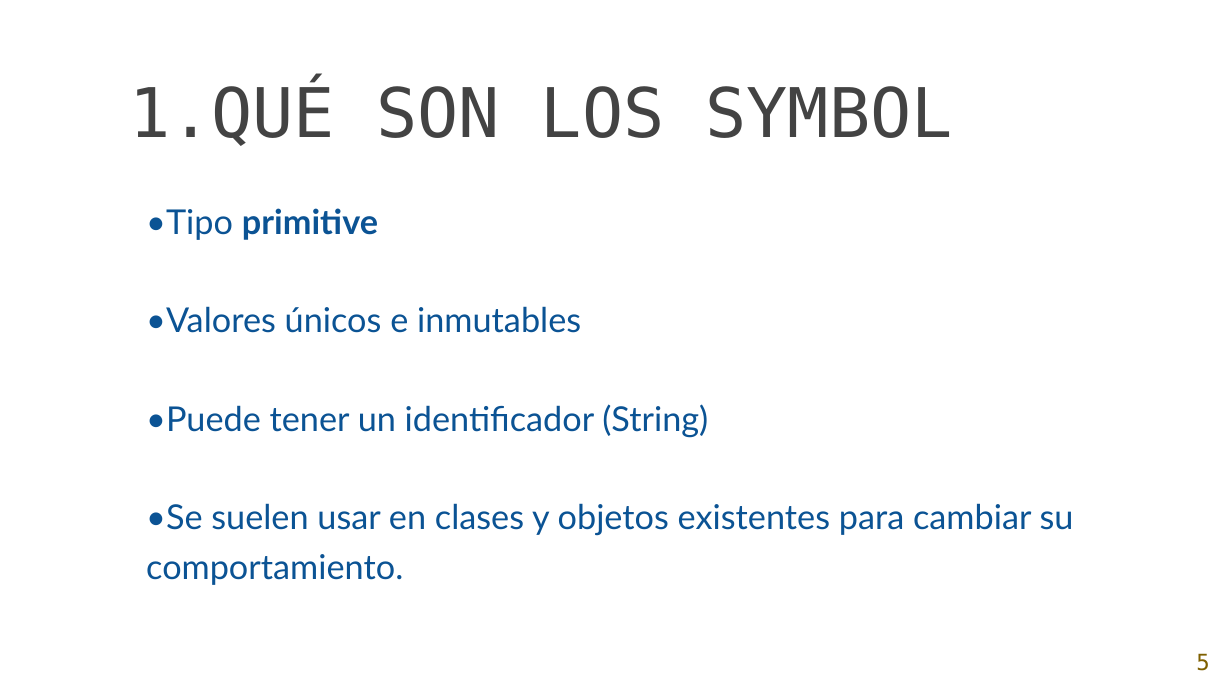
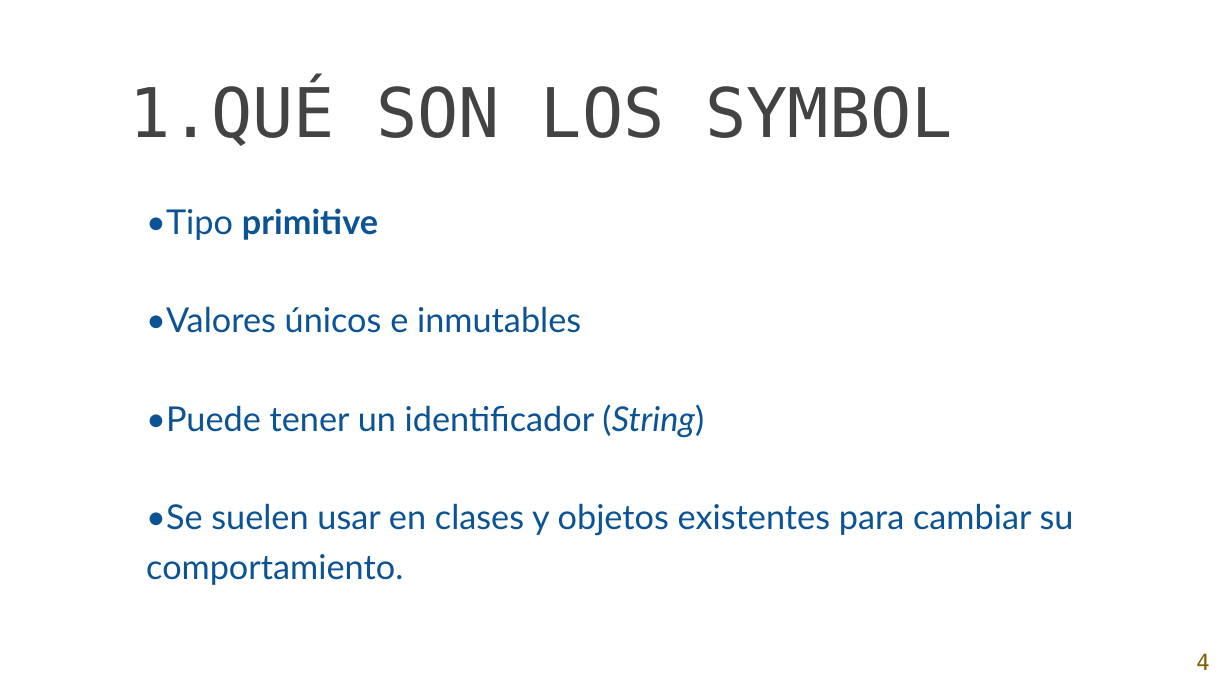
Before and after one commit to Char-Mander/AW_2018-2019, a slide deck: slide 4 of Ejercicios de clase/Plantilla powerpoint.pptx (slide 5 before the commit). Drawn at 1232x693 pixels with LibreOffice and Linux fonts; fonts in the diff are those of the drawing; background and template pictures are left out. Boxes give left, top, right and bottom in pixels: in the first picture for what was removed or moved away, otherwise in the second. Text is boxed around its words. In the diff, an @@ line names an element or a change of style, - is before the commit and + after.

```diff
--- a/Ejercicios de clase/Plantilla powerpoint.pptx
+++ b/Ejercicios de clase/Plantilla powerpoint.pptx
@@ text at bbox=[146, 404, 704, 437]: italic on in "(String)" @@
@@ page number at bbox=[1196, 653, 1209, 670]: text changed @@
-5
+4
```
Also in this commit, not shown: 4 other slides changed, 7 slides added, 1 slide removed.
